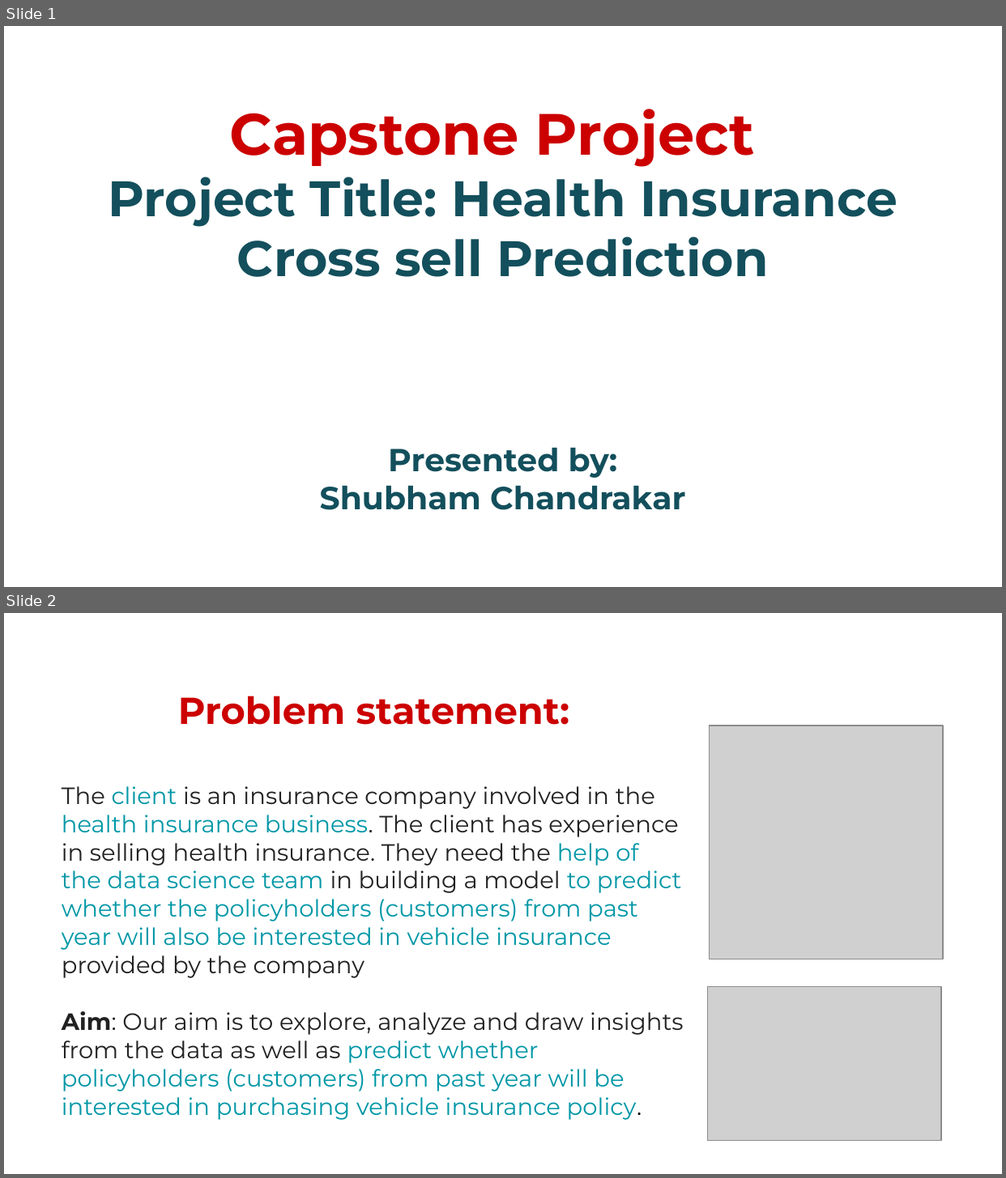
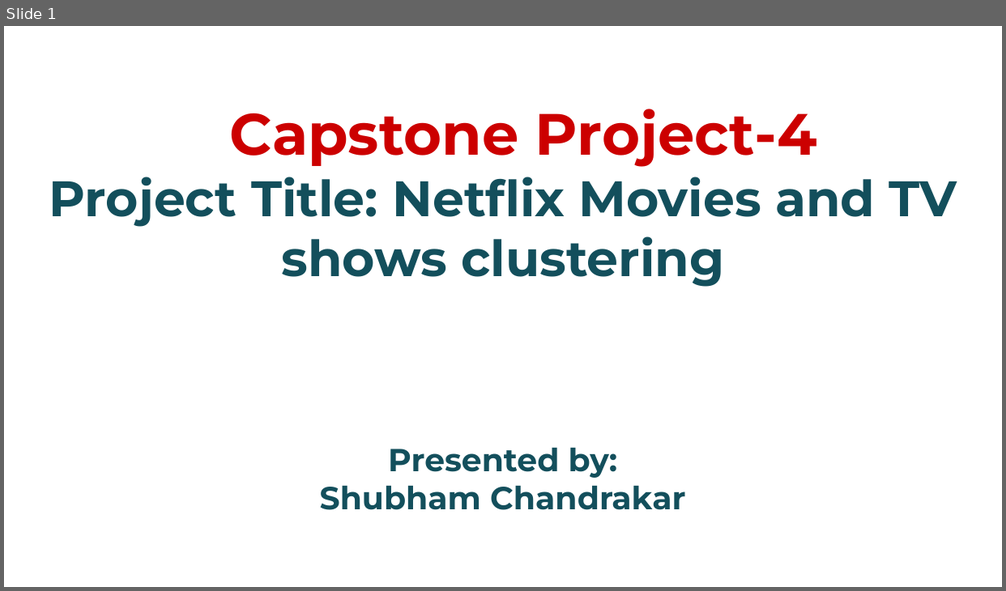
Before and after one commit to chandrakar-shubham/health-insurance-cross-sell-prediction, a slide deck: Project_presentation.pptx. Shown one above the other, each under a label of ours: slides 1 and 2 before the commit, slide 1 after it. The pictures are 1006x1178 and 1006x591 pixels, drawn with LibreOffice and Linux fonts; fonts in the diff are those of the drawing; grey boxes stand for pictures; background and template pictures are left out. Boxes give left, top, right and bottom in pixels: in the first picture for what was removed or moved away, otherwise in the second. Text is boxed around its words. In the diff, an @@ line names an element or a change of style, - is before the commit and + after.

```diff
--- a/Project_presentation.pptx
+++ b/Project_presentation.pptx
@@ slide 2 removed at (4, 613, 1002, 1174), background #FFFFFF @@
@@ title removed at (178, 696, 570, 725) @@
-Problem statement:
@@ picture removed at (709, 726, 942, 960) @@
@@ text removed at (62, 786, 683, 1120) @@
-The client is an insurance company involved in the health insurance business. The client has experience in selling health insurance. They need the help of the data science team in building a model to predict whether the policyholders (customers) from past year will also be interested in vehicle insurance provided by the company
-Aim: Our aim is to explore, analyze and draw insights from the data as well as predict whether policyholders (customers) from past year will be interested in purchasing vehicle insurance policy.
@@ picture removed at (708, 987, 941, 1141) @@
@@ slide 1 changed as well @@
@@ title at (49, 109, 957, 287): text changed @@
-Capstone Project
-Project Title: Health Insurance Cross sell Prediction
+Capstone Project-4
+Project Title: Netflix Movies and TV shows clustering
```
Also in this commit, not shown: 16 slides added, 21 other slides removed.
